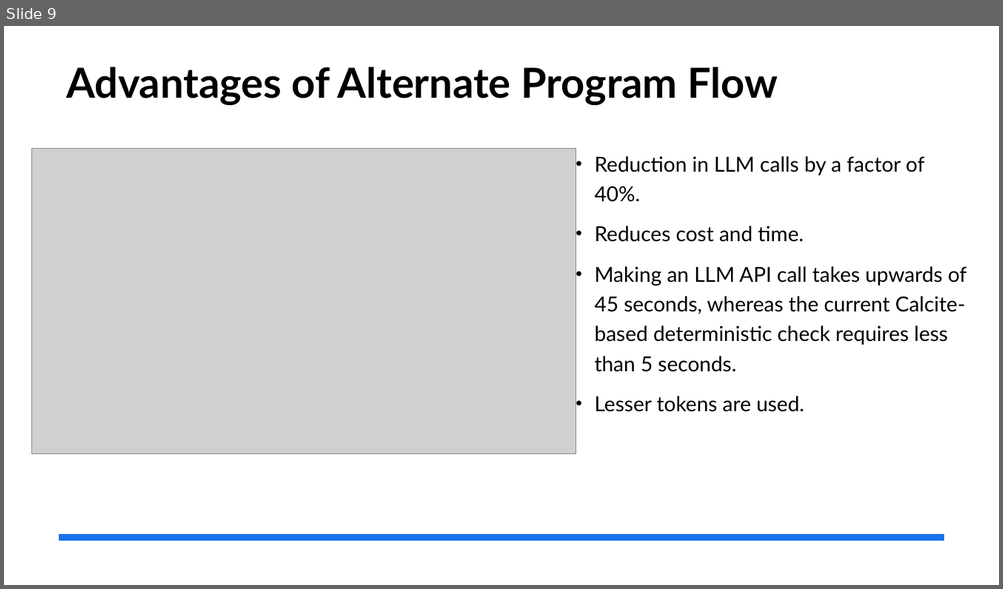
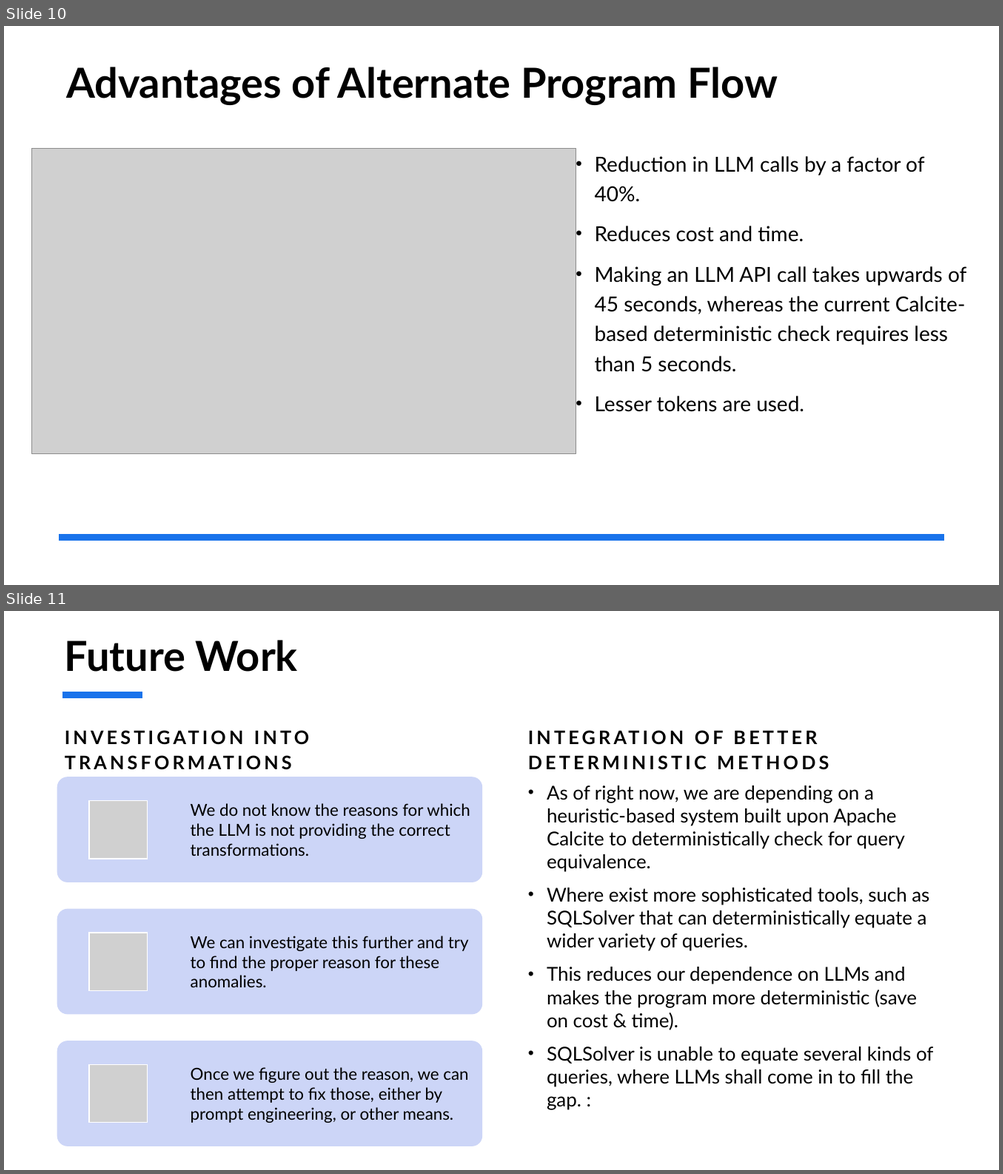
Before and after one commit to suhaskamath2712/E0261_P11, a slide deck: reports/Tiwari_Kamath_Final.pptx. Shown one above the other, each under a label of ours: slide 9 before the commit, slides 10 and 11 after it. The pictures are 1003x589 and 1003x1174 pixels, drawn with LibreOffice and Linux fonts; fonts in the diff are those of the drawing; grey boxes stand for pictures. Boxes give left, top, right and bottom in pixels: in the first picture for what was removed or moved away, otherwise in the second. Text is boxed around its words. In the diff, an @@ line names an element or a change of style, - is before the commit and + after.

```diff
--- a/reports/Tiwari_Kamath_Final.pptx
+++ b/reports/Tiwari_Kamath_Final.pptx
@@ slide 11 added at [4,611,999,1170], background #FFFFFF @@
@@ title added at [65,640,298,672], 40 pt, text #000000, bold @@
+Future Work
@@ line added from (62, 695) to (142, 695), #1973EB 6 pt @@
@@ text added at [528,755,828,770], 18 pt, text #000000, bold @@
+INTEGRATION OF BETTER DETERMINISTIC METHODS
@@ text added at [546,786,933,1111], 18.5 pt, text #000000 @@
+• As of right now, we are depending on a heuristic-based system built upon Apache Calcite to deterministically check for query equivalence.
+• Where exist more sophisticated tools, such as SQLSolver that can deterministically equate a wider variety of queries.
+• This reduces our dependence on LLMs and makes the program more deterministic (save on cost & time).
+• SQLSolver is unable to equate several kinds of queries, where LLMs shall come in to fill the gap. :
@@ text added at [190,843,309,856], 18 pt, text #000000, bold @@
+INVESTIGATION INTO TRANSFORMATIONS
@@ group added at [57,777,482,1147]: 3 rounded rectangles, 3 pictures, 3 texts @@
+We do not know the reasons for which the LLM is not providing the correct transformations.
+We can investigate this further and try to find the proper reason for these anomalies.
+Once we figure out the reason, we can then attempt to fix those, either by prompt engineering, or other means.
@@ what was slide 9 is now slide 10 @@
```
Also in this commit, not shown: 2 slides changed, 2 other slides added, 2 slides removed, 7 other files.
